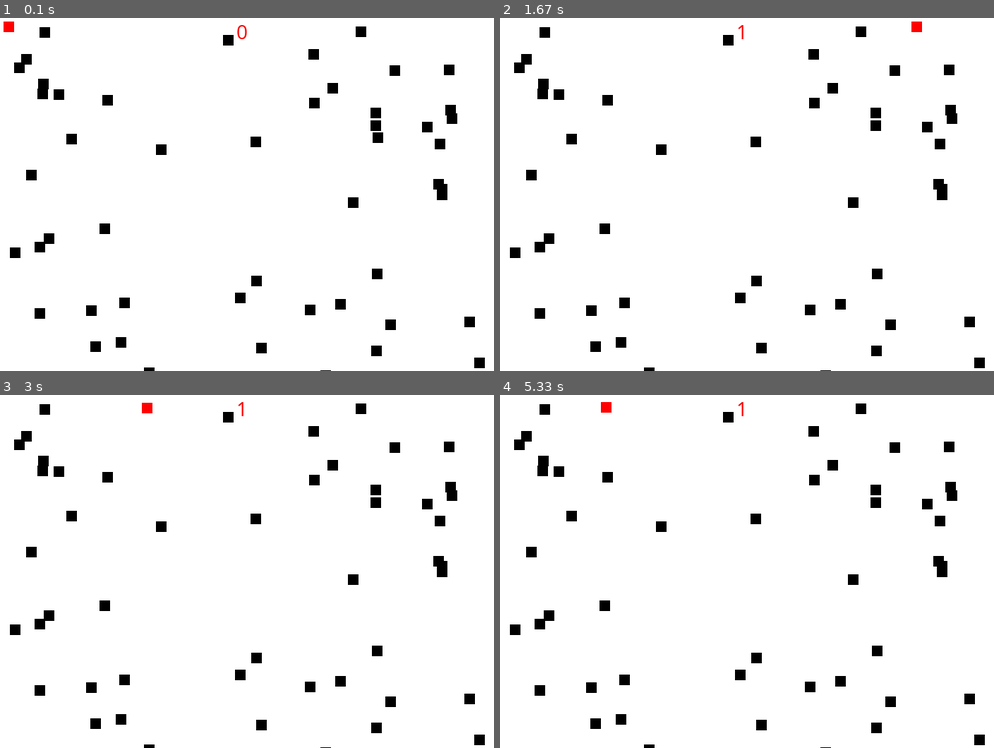
Above: before the commit, frames 1-4 (two rows, left to right).
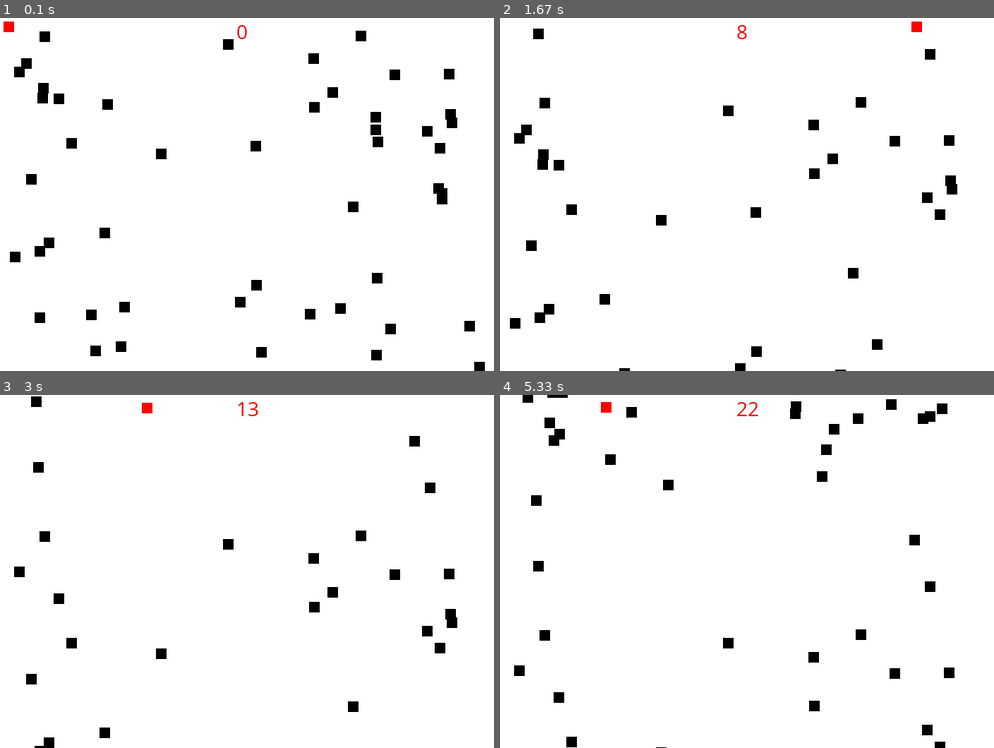
Above: after the commit, the same moments.

Repository: BLowdc/lowbh-python-classwork
Game: pygame game, started from Pygame/Space Invaders.py
The game is run twice, just before and just after one commit, with the same random seed, the same clock (stepped at 60 frames per second) and the same inputs.
Inputs (mouse positions are in pixels of both pictures, inside the frame that each line leads up to):
- Up to frame 1 (0.1 s): no input
- Up to frame 2 (1.67 s): click (875, 141) at 0.38 s; click (608, 127) at 0.72 s; click (939, 236) at 1.05 s; click (910, 21) at 1.38 s
- Up to frame 3 (3 s): click (256, 589) at 1.72 s; click (24, 522) at 2.05 s; click (44, 560) at 2.38 s; click (143, 402) at 2.72 s
- Up to frame 4 (5.33 s): click (830, 592) at 3.05 s; click (623, 398) at 3.38 s; click (682, 409) at 3.72 s; click (949, 666) at 4.05 s; click (524, 402) at 4.38 s; click (989, 405) at 4.72 s; click (598, 402) at 5.05 s

The runs differ from the first frame. In frame 1, 2.2% of the frame differs, in the area x 2-99%, y 2-100%; in frame 2, 4.7%; in frame 3, 4.4%; in frame 4, 5.1%, in the area x 2-99%, y 0-100%.

Commit message:
pygame oop

Diff:
--- /dev/null
+++ b/OOP/hw1.py
@@ -0,0 +1,17 @@
+class Member:
+    def __init__(self, mySurname, myFirstName, myAnnualFee) -> None:
+        self.surname = mySurname
+        self.firstName = myFirstName
+        self.annualFee = myAnnualFee
+    #end init
+#end class
+
+class JuniorMember(Member):
+    def __init__(self, mySurname, myFirstName, myAnnualFee, myDateOfBirth) -> None:
+        super().__init__(mySurname, myFirstName, myAnnualFee)
+        self.dateOfBirth = myDateOfBirth
+    #end init
+#end class
+
+newJM = JuniorMember("Mason", "Harry", 25, "12/12/2004")
+print(f"Name: {newJM.firstName} {newJM.surname}, Annual Fee: {newJM.annualFee}, Date of Birth: {newJM.dateOfBirth}")
--- a/Pygame/OOP_game.py
+++ b/Pygame/Space Invaders.py
@@ -9,6 +9,10 @@
 
 pygame.init()
 
+# Set the width and height of the screen [width, height]
+size = (700, 500)
+screen = pygame.display.set_mode(size)
+
 class Bullet:
     def __init__(self, x, y, colour) -> None:
         self.x = x
@@ -19,6 +23,7 @@
     def __repr__(self) -> str:
         return f'x:{self.x},y:{self.y},colour:{self.colour}'
     #end function
+#end class
 
 class Block(pygame.sprite.Sprite):
     def __init__(self, colour, height, width) -> None:
@@ -28,9 +33,20 @@
         self.rect = self.image.get_rect()
     #end constructor
 
-# Set the width and height of the screen [width, height]
-size = (700, 500)
-screen = pygame.display.set_mode(size)
+    def update(self):
+        # Move the block down one pixel
+        self.rect.y += 1
+        if self.rect.y > size[1]:
+            self.reset_pos()
+        #end if
+    #end method
+
+    def reset_pos(self):
+        self.rect.y = random.randrange(-300, -20)
+        self.rect.x = random.randrange(0, size[0])
+    #end method
+#end class
+
 
 pygame.display.set_caption("Space Invaders")
 score = 0
@@ -67,19 +83,17 @@
     # --- Game logic should go here
     pos = pygame.mouse.get_pos()
 
+    block_list.update()
+
     player.rect.x = pos[0]
     player.rect.y = pos[1]
 
-    blocks_hit_list = pygame.sprite.spritecollide(player, block_list, True)
+    blocks_hit_list = pygame.sprite.spritecollide(player, block_list, False)
 
     for block in blocks_hit_list:
         score += 1
+        block.reset_pos()
     #next block
-
-    # --- Screen-clearing code goes here
-
-    # Here, we clear the screen to white. Don't put other drawing commands
-    # above this, or they will be erased with this command.
 
     # If you want a background image, replace this clear with blit'ing the
     # background image.
@@ -89,10 +103,6 @@
     all_sprite_list.draw(screen)
     blockDestroyed = sans_font.render(str(score),1,RED)
     screen.blit(blockDestroyed, (335,0))
-    if event.type == pygame.KEYDOWN:
-        if event.key == pygame.K_w:
-            pygame.draw.rect(screen,GREEN,[player.rect.x,player.rect.y,5,5])
-
 
     # --- Go ahead and update the screen with what we've drawn.
     pygame.display.flip()
